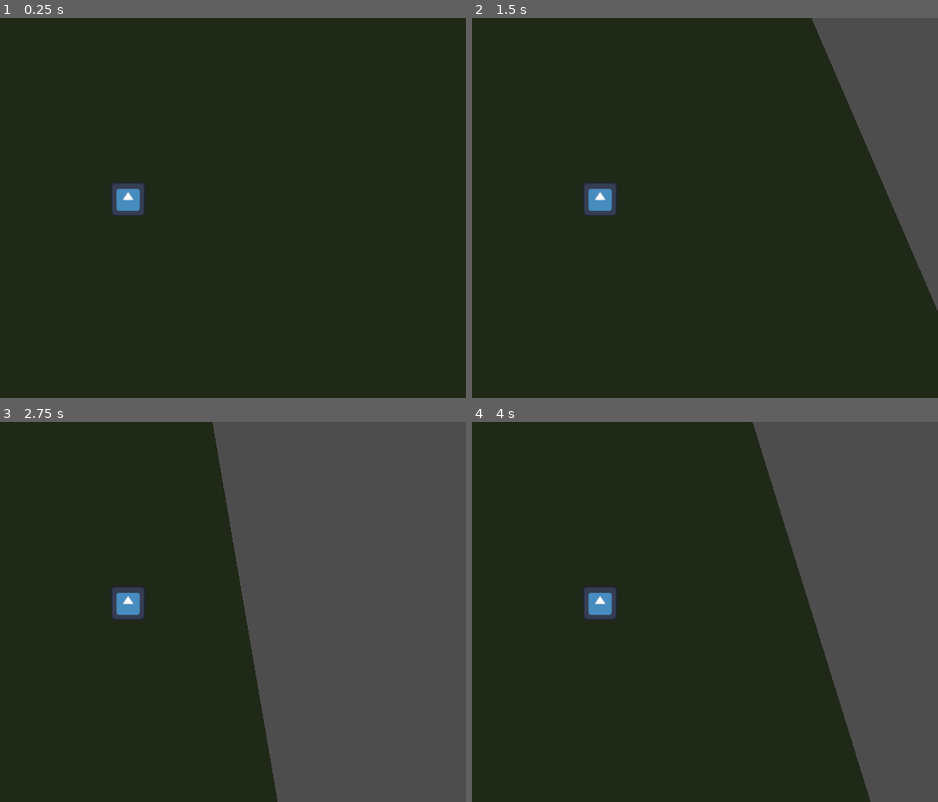
Above: before the commit, frames 1-4 (two rows, left to right).
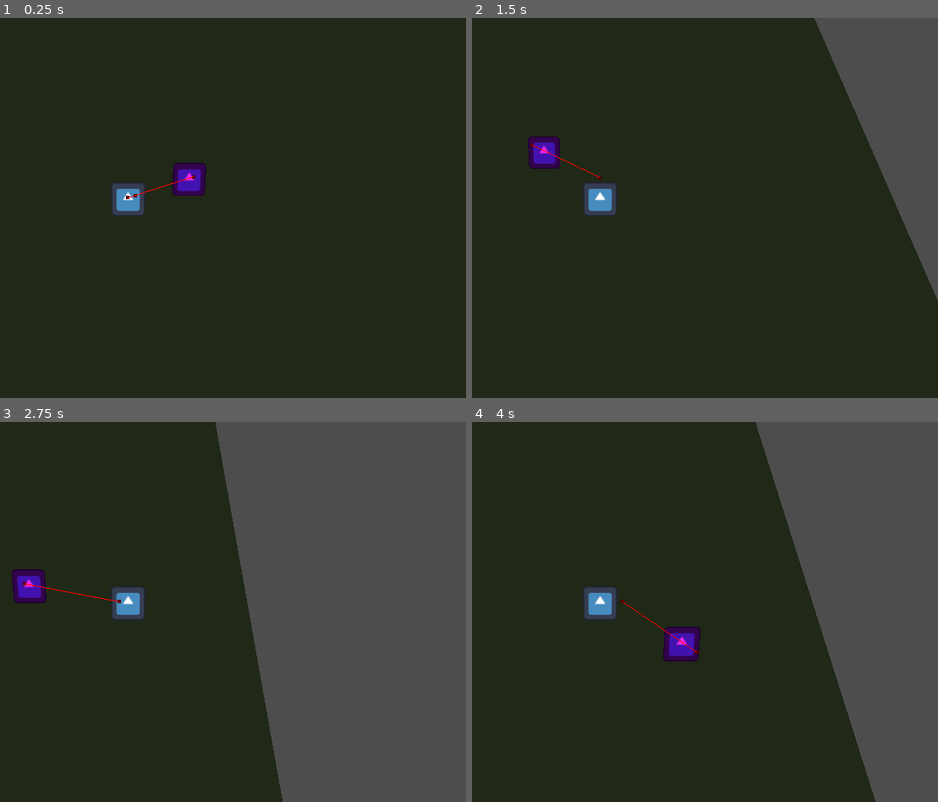
Above: after the commit, the same moments.

Repository: ALP-Games/Summoning
Game: Godot game, scene res://Scenes/gameplay.tscn
The game is run twice, just before and just after one commit, with the same random seed, the same clock (stepped at 60 frames per second) and the same inputs. The engine's default icon, where the game draws it, is replaced by a stand-in: a white triangle on a blue panel in a dark square.
Inputs:
- Up to frame 1 (0.25 s): no input
- Up to frame 2 (1.5 s): hold D (right) 0.53-1.28 s; hold S (down) from 1.28 s (still down)
- Up to frame 3 (2.75 s): release S (down) at 2.03 s; hold D (right) from 2.03 s (still down)
- Up to frame 4 (4 s): release D (right) at 2.78 s; hold W (up) 2.78-3.53 s; hold A (left) from 3.53 s (still down)

The runs differ from the first frame. In frame 1, 0.6% of the frame differs, in the area x 27-45%, y 38-48%; in frame 2, 1.2%; in frame 3, 1.5%; in frame 4, 1.6%, in the area x 31-87%, y 0-100%.

Commit message:
simple pathfind

Diff:
--- /dev/null
+++ b/Characters/minion.tscn
@@ -0,0 +1,25 @@
+[gd_scene load_steps=4 format=3 uid="uid://bapaha74bcbp1"]
+
+[ext_resource type="Script" path="res://Scripts/minion.gd" id="1_wiej0"]
+[ext_resource type="Texture2D" uid="uid://mlvnc2ro3582" path="res://icon.svg" id="2_iqye0"]
+
+[sub_resource type="BoxShape3D" id="BoxShape3D_gvsnl"]
+
+[node name="minion" type="RigidBody3D"]
+axis_lock_linear_y = true
+axis_lock_angular_x = true
+axis_lock_angular_y = true
+axis_lock_angular_z = true
+script = ExtResource("1_wiej0")
+
+[node name="Sprite3D" type="Sprite3D" parent="."]
+transform = Transform3D(1, 0, 0, 0, 0.5, 0.866025, 0, -0.866025, 0.5, 0, 0.33, 0)
+modulate = Color(0.937255, 0.160784, 0.921569, 1)
+texture = ExtResource("2_iqye0")
+
+[node name="CollisionShape3D" type="CollisionShape3D" parent="."]
+transform = Transform3D(1, 0, 0, 0, 1, 0, 0, 0, 1, 0, 0.5, 0)
+shape = SubResource("BoxShape3D_gvsnl")
+
+[node name="NavigationAgent3D" type="NavigationAgent3D" parent="."]
+debug_enabled = true
--- a/Scenes/gameplay.tscn
+++ b/Scenes/gameplay.tscn
@@ -1,6 +1,11 @@
-[gd_scene load_steps=5 format=3 uid="uid://k8wx0s0eyp0y"]
+[gd_scene load_steps=7 format=3 uid="uid://k8wx0s0eyp0y"]
 
 [ext_resource type="PackedScene" uid="uid://cdqx02qvfabwu" path="res://Characters/player.tscn" id="1_pjsru"]
+[ext_resource type="PackedScene" uid="uid://bapaha74bcbp1" path="res://Characters/minion.tscn" id="2_t5msq"]
+
+[sub_resource type="NavigationMesh" id="NavigationMesh_axxyx"]
+vertices = PackedVector3Array(-18.265, 0.5, -18.265, -18.265, 0.5, 18.235, 18.235, 0.5, 18.235, 18.235, 0.5, -18.265)
+polygons = [PackedInt32Array(3, 2, 0), PackedInt32Array(0, 2, 1)]
 
 [sub_resource type="StandardMaterial3D" id="StandardMaterial3D_g5acg"]
 albedo_color = Color(0.486275, 0.580392, 0.388235, 1)
@@ -12,9 +17,16 @@
 
 [node name="Gameplay" type="Node3D"]
 
-[node name="Ground" type="MeshInstance3D" parent="."]
+[node name="NavigationRegion3D" type="NavigationRegion3D" parent="."]
+navigation_mesh = SubResource("NavigationMesh_axxyx")
+
+[node name="Ground" type="MeshInstance3D" parent="NavigationRegion3D"]
 transform = Transform3D(18.765, 0, 0, 0, 18.765, 0, 0, 0, 18.765, 0, 0, 0)
 mesh = SubResource("PlaneMesh_ibxvn")
+skeleton = NodePath("../..")
+
+[node name="WorldEnvironment" type="WorldEnvironment" parent="."]
+environment = SubResource("Environment_fio2q")
 
 [node name="Player" parent="." instance=ExtResource("1_pjsru")]
 transform = Transform3D(1, 0, 0, 0, 1, 0, 0, 0, 1, -0.0707283, 0, 0.281854)
@@ -22,5 +34,6 @@
 [node name="Camera3D" type="Camera3D" parent="Player"]
 transform = Transform3D(1, 0, 0, 0, 0.34202, 0.939693, 0, -0.939693, 0.34202, 0, 9, 3.5)
 
-[node name="WorldEnvironment" type="WorldEnvironment" parent="."]
-environment = SubResource("Environment_fio2q")
+[node name="minion" parent="." node_paths=PackedStringArray("_temp_master") instance=ExtResource("2_t5msq")]
+transform = Transform3D(1, 0, 0, 0, 1, 0, 0, 0, 1, 3.18499, 0, -0.8456)
+_temp_master = NodePath("../Player")
--- /dev/null
+++ b/Scripts/follow_node.gd
@@ -0,0 +1,19 @@
+class_name FollowNode extends Node
+
+@export var master: RigidBody3D
+
+
+
+# Called when the node enters the scene tree for the first time.
+func _ready() -> void:
+	pass # Replace with function body.
+
+
+# Called every frame. 'delta' is the elapsed time since the previous frame.
+func _process(delta: float) -> void:
+	pass
+
+
+func _on_child_entered_tree(node: Node) -> void:
+	if node is Minion:
+		# get closer to master
--- /dev/null
+++ b/Scripts/minion.gd
@@ -0,0 +1,36 @@
+class_name Minion extends RigidBody3D
+
+@export var speed: float = 8.0
+@export var _temp_master: RigidBody3D = null
+@export var path_calc_time: float = 0.1
+var elapsed_time: float = 0
+
+@onready var _navigation_agent: NavigationAgent3D = $NavigationAgent3D
+
+# Called when the node enters the scene tree for the first time.
+func _ready() -> void:
+	_navigation_agent.target_desired_distance = 2.5
+	_navigation_agent.path_desired_distance = 2
+
+
+func _integrate_forces(state: PhysicsDirectBodyState3D) -> void:
+	if not _navigation_agent.is_navigation_finished():
+		var nex_path_position := _navigation_agent.get_next_path_position()
+		var direction := global_position.direction_to(nex_path_position)
+		direction.y = 0
+		direction = direction.normalized()
+		linear_velocity = direction * speed
+	else:
+		linear_velocity = Vector3.ZERO
+	#var input_dir := Input.get_vector("left", "right", "up", "down")
+	#var movement_velocity := Vector3(input_dir.x, 0, input_dir.y) * speed
+	#linear_velocity = movement_velocity
+
+
+# Called every frame. 'delta' is the elapsed time since the previous frame.
+func _process(delta: float) -> void:
+	elapsed_time += delta
+
+	if elapsed_time >= path_calc_time and _temp_master:
+		elapsed_time -= path_calc_time
+		_navigation_agent.target_position = _temp_master.global_position
--- /dev/null
+++ b/follow_node.tscn
@@ -0,0 +1,8 @@
+[gd_scene load_steps=2 format=3 uid="uid://bx5xf8cja4kqm"]
+
+[ext_resource type="Script" path="res://Scripts/follow_node.gd" id="1_e3sj8"]
+
+[node name="FollowNode" type="Node"]
+script = ExtResource("1_e3sj8")
+
+[connection signal="child_entered_tree" from="." to="." method="_on_child_entered_tree"]
